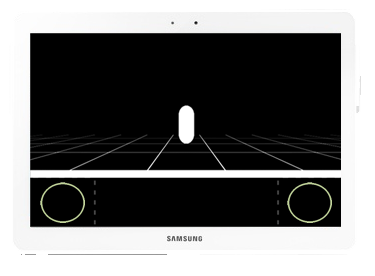
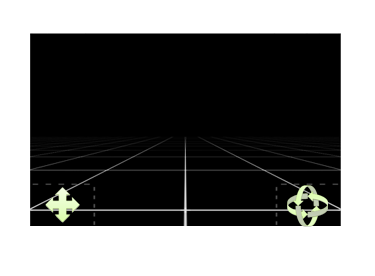
The second 375×276 image is a revision of the first. Changes to its layers:
renamed "Groupe 1" to "TPS", showed the group it (1 layers) over [30, 33, 341, 227]
painted on "Calque 6" over [30, 33, 341, 226]
hid group "SideScrool" (1 layers) over [30, 33, 341, 227]
hid "Calque 8", painted on it over [30, 33, 341, 227]
removed layer "Calque 7" from group "SideScrool" over [40, 181, 85, 223]
removed layer "Calque 1" from group "SideScrool" over [30, 33, 341, 227]
hid "Calque 2" over [13, 9, 361, 255]
